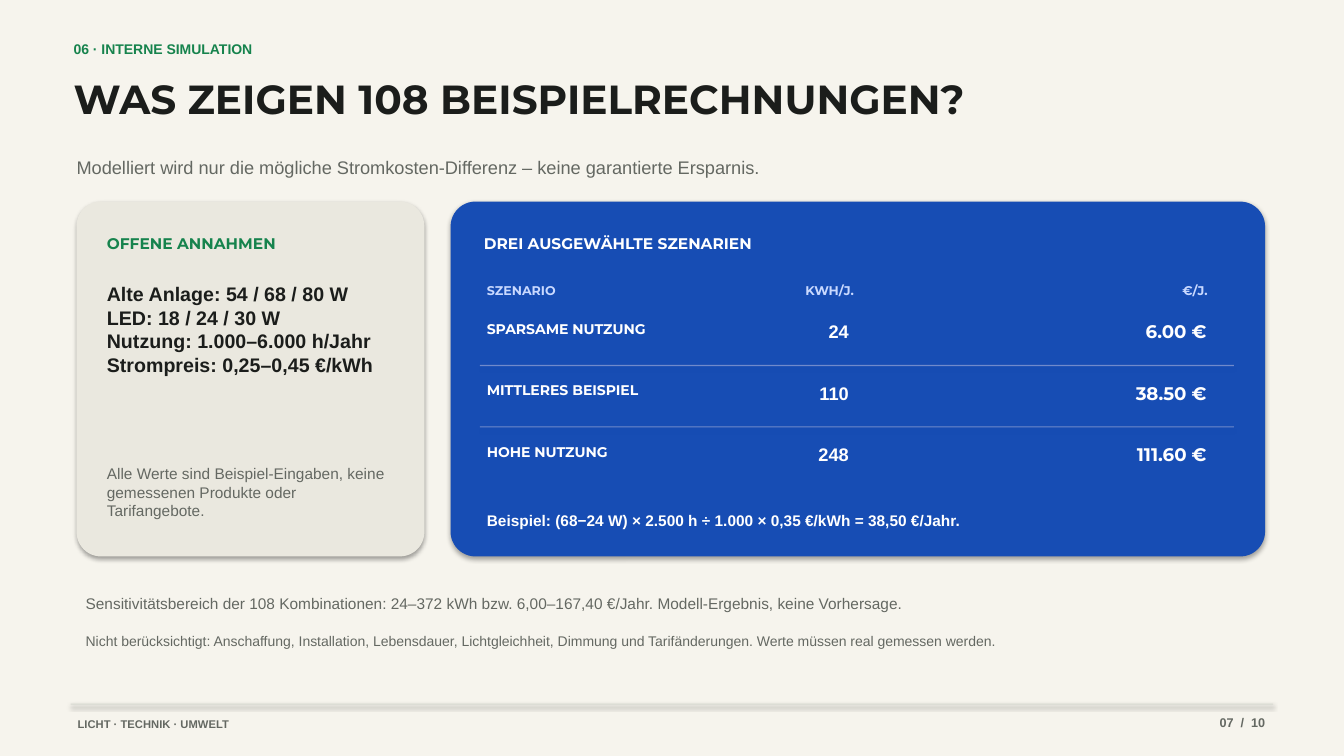
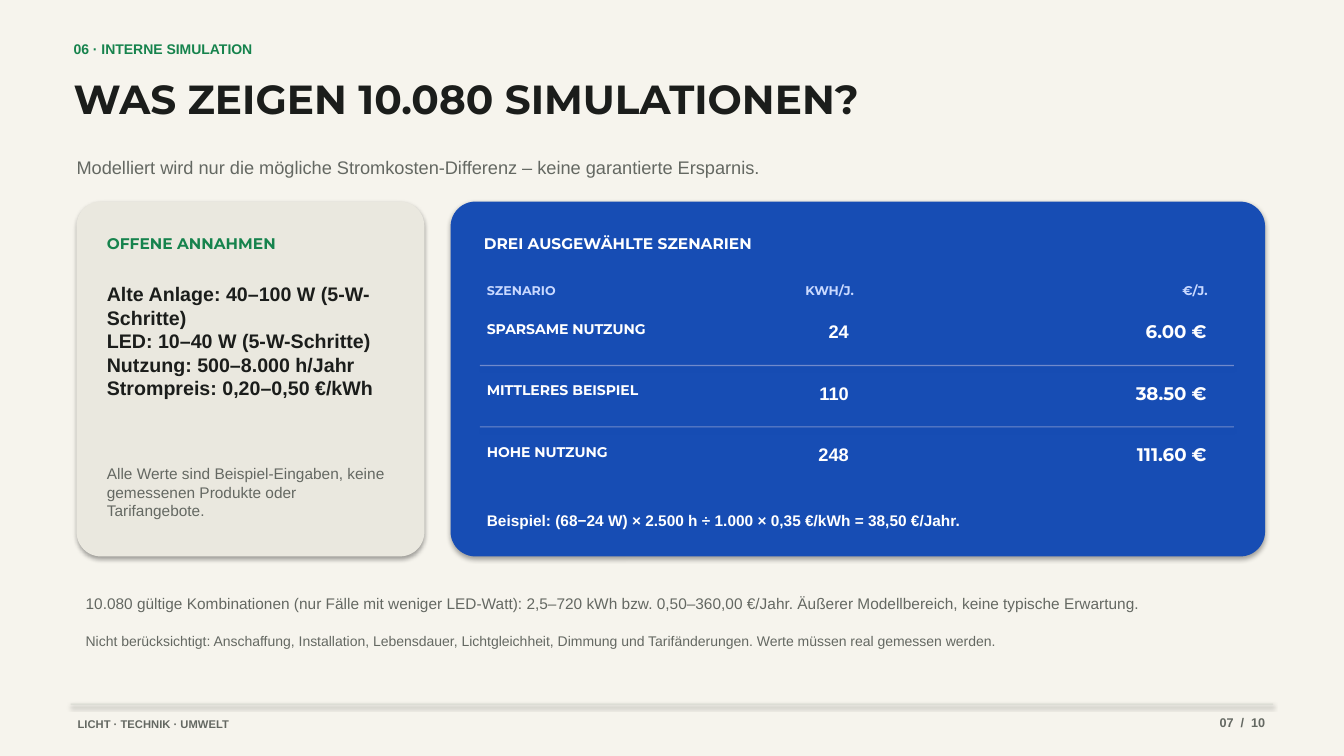
Before and after one commit to tom948899-jpg/Eulen-AGI-v1, a slide deck: slide 7 of leuchtstofflampen-praesentation.pptx. Drawn at 1344x756 pixels with LibreOffice and Linux fonts; fonts in the diff are those of the drawing. Boxes give left, top, right and bottom in pixels: in the first picture for what was removed or moved away, otherwise in the second. Text is boxed around its words. In the diff, an @@ line names an element or a change of style, - is before the commit and + after.

```diff
--- a/leuchtstofflampen-praesentation.pptx
+++ b/leuchtstofflampen-praesentation.pptx
@@ text at box(74, 85, 859, 115): text changed @@
-WAS ZEIGEN 108 BEISPIELRECHNUNGEN?
+WAS ZEIGEN 10.080 SIMULATIONEN?
@@ text at box(107, 286, 373, 399): text changed @@
-Alte Anlage: 54 / 68 / 80 W
-LED: 18 / 24 / 30 W
-Nutzung: 1.000–6.000 h/Jahr
-Strompreis: 0,25–0,45 €/kWh
+Alte Anlage: 40–100 W (5-W-Schritte)
+LED: 10–40 W (5-W-Schritte)
+Nutzung: 500–8.000 h/Jahr
+Strompreis: 0,20–0,50 €/kWh
@@ text at box(86, 596, 1139, 612): text changed @@
-Sensitivitätsbereich der 108 Kombinationen: 24–372 kWh bzw. 6,00–167,40 €/Jahr. Modell-Ergebnis, keine Vorhersage.
+10.080 gültige Kombinationen (nur Fälle mit weniger LED-Watt): 2,5–720 kWh bzw. 0,50–360,00 €/Jahr. Äußerer Modellbereich, keine typische Erwartung.
```
Also in this commit, not shown: 4 other slides changed.
